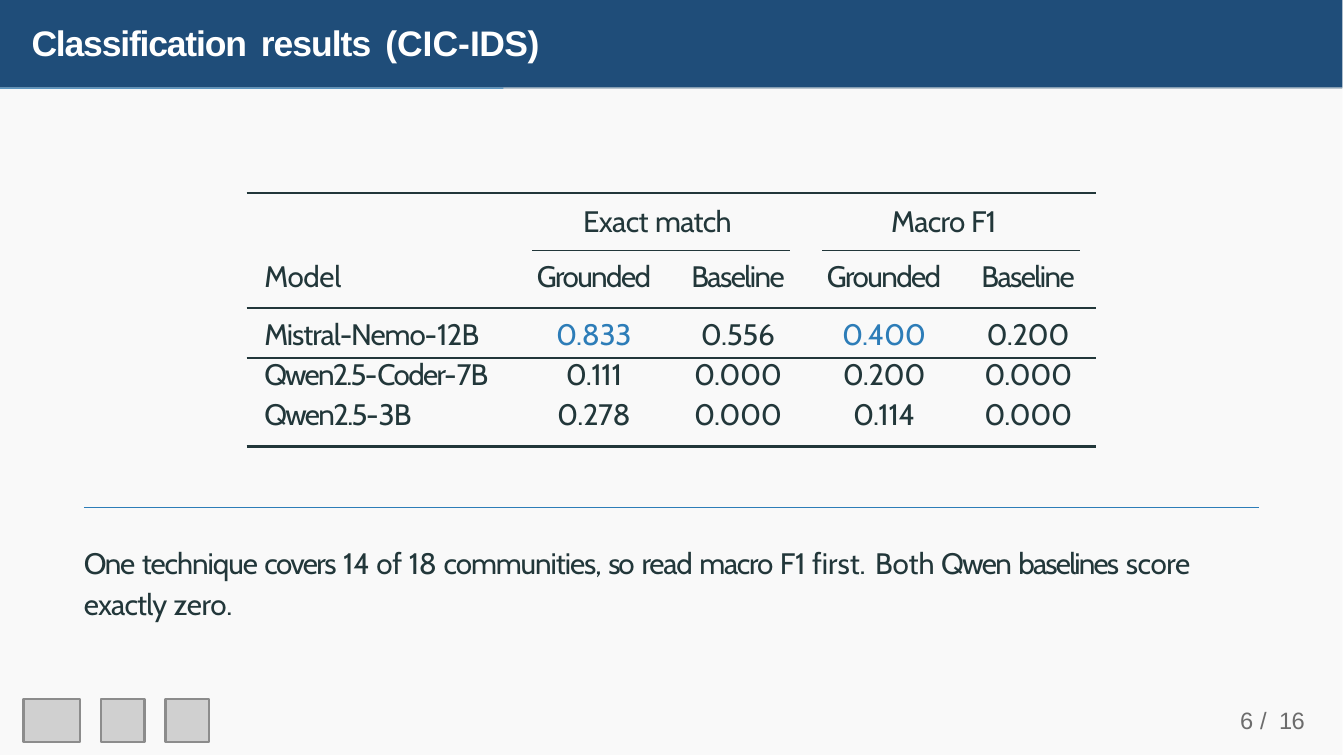
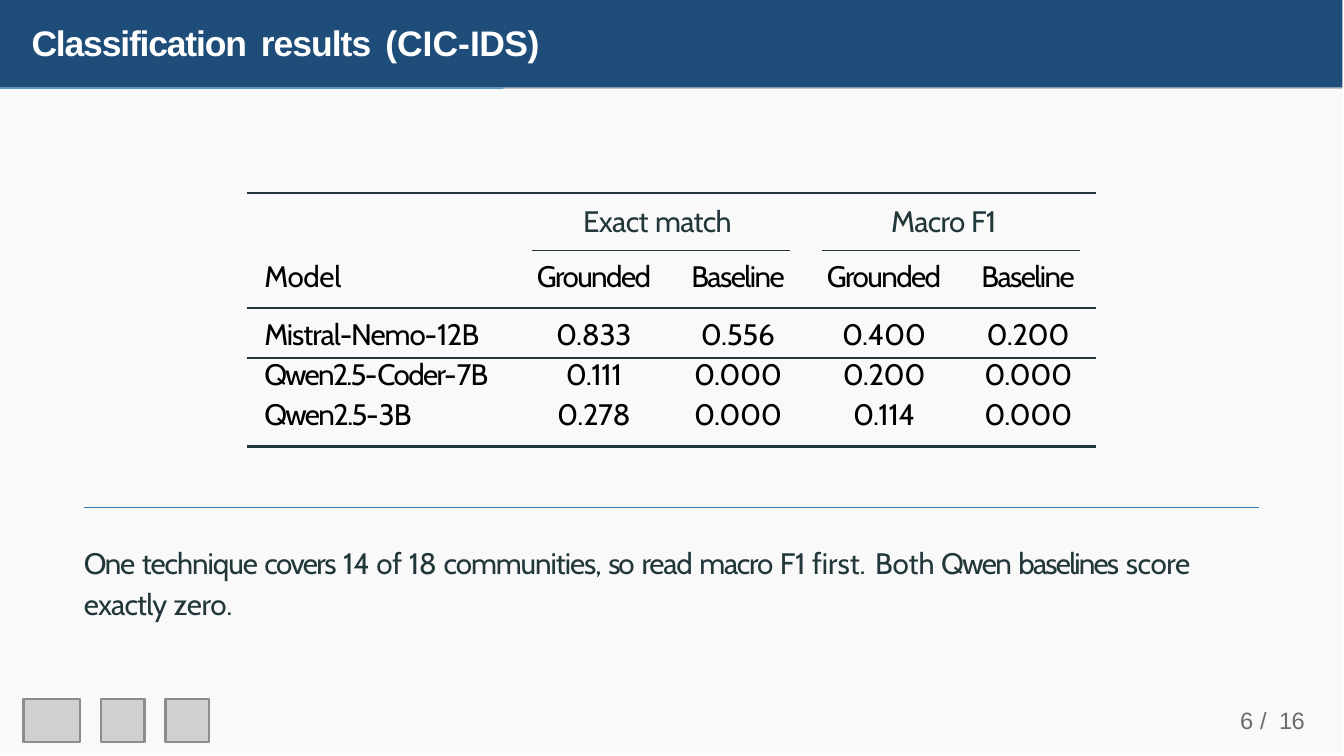
Before and after one commit to Joel89899/RAG-Based-Incident-Reporting-on-SIEM-Log-Streams, a slide deck: slide 7 of IACyC_2026_Joel_Mwende_ppt.pptx. Drawn at 1344x756 pixels with LibreOffice and Linux fonts; fonts in the diff are those of the drawing; grey boxes stand for pictures. Boxes give left, top, right and bottom in pixels: in the first picture for what was removed or moved away, otherwise in the second. Text is boxed around its words. In the diff, an @@ line names an element or a change of style, - is before the commit and + after.

```diff
--- a/IACyC_2026_Joel_Mwende_ppt.pptx
+++ b/IACyC_2026_Joel_Mwende_ppt.pptx
@@ table at [247, 251, 1097, 447] @@
@@ text colour #22373A to #000000 @@
@@ text colour #2D7DB8 to #000000 in "0.833", "0.400" @@
```
Also in this commit, not shown: 7 other slides changed.
